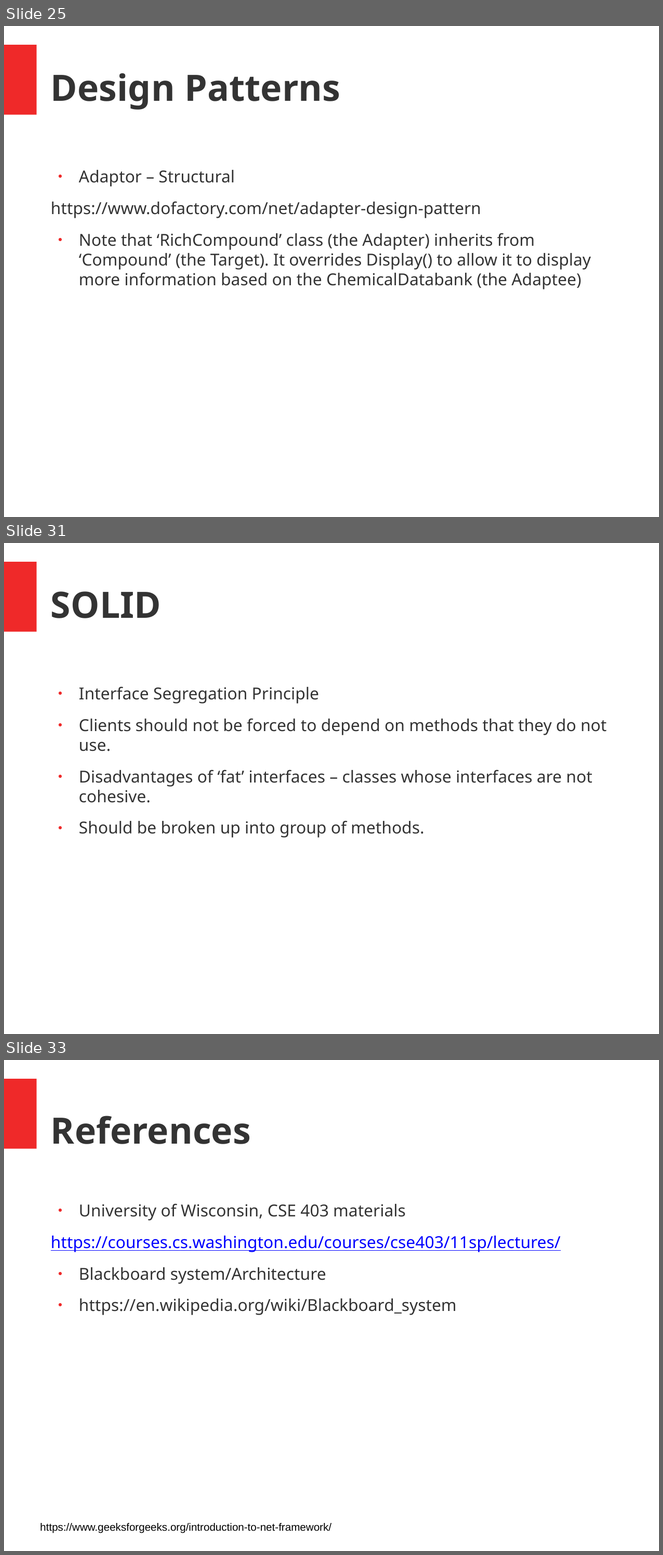
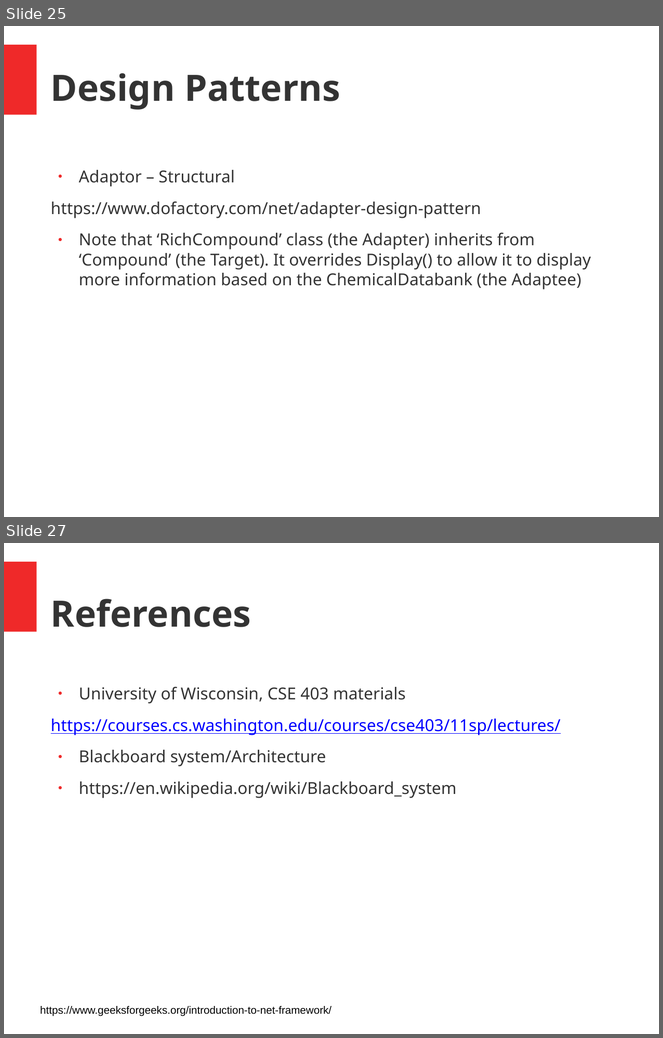
Before and after one commit to juschan/CSharp_ASPNET_Coaching, a slide deck: SE_Intro.pptx. Shown one above the other, each under a label of ours: slides 25, 31 and 33 before the commit, slides 25 and 27 after it; the slides between them are not shown. The pictures are 663x1555 and 663x1038 pixels, drawn with LibreOffice and Linux fonts; fonts in the diff are those of the drawing. Boxes give left, top, right and bottom in pixels: in the first picture for what was removed or moved away, otherwise in the second. Text is boxed around its words. In the diff, an @@ line names an element or a change of style, - is before the commit and + after.

```diff
--- a/SE_Intro.pptx
+++ b/SE_Intro.pptx
@@ slide 31 removed at (x1=4, y1=543, x2=659, y2=1034), background #FFFFFF; not listed: 1 template element that a slide beside it also shows @@
@@ text removed at (x1=51, y1=591, x2=161, y2=618) @@
-SOLID
@@ text removed at (x1=79, y1=687, x2=607, y2=838) @@
-● Interface Segregation Principle
-● Clients should not be forced to depend on methods that they do not use.
-● Disadvantages of ‘fat’ interfaces – classes whose interfaces are not cohesive.
-● Should be broken up into group of methods.
@@ what was slide 33 is now slide 27 @@
```
Also in this commit, not shown: 2 slides changed, 5 other slides removed.
